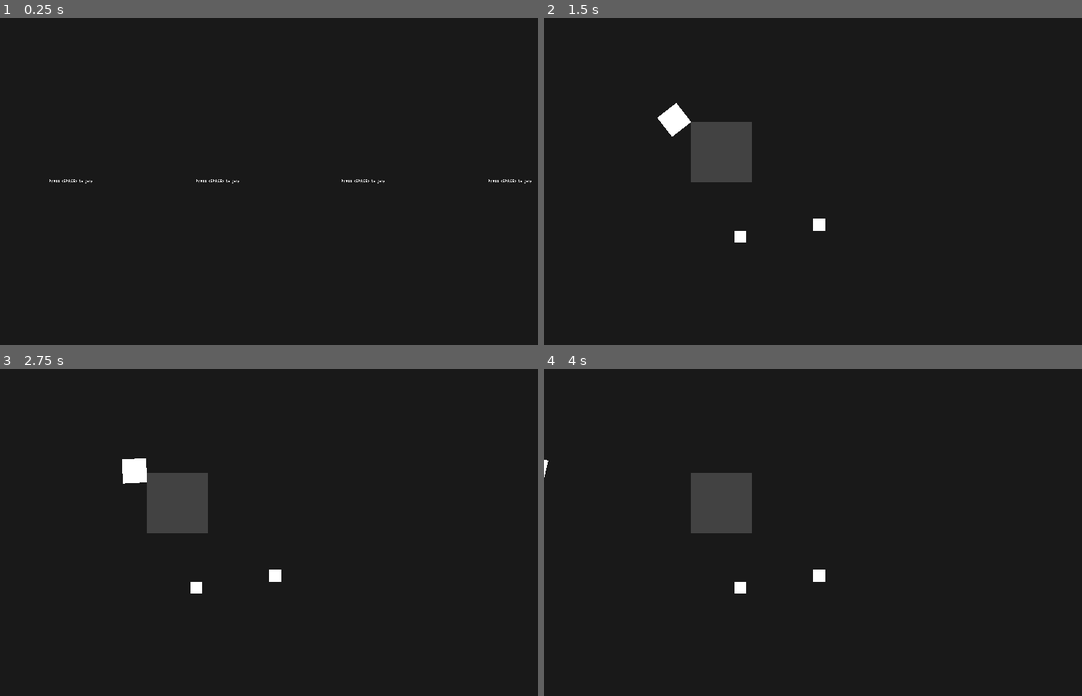
Above: before the commit, frames 1-4 (two rows, left to right).
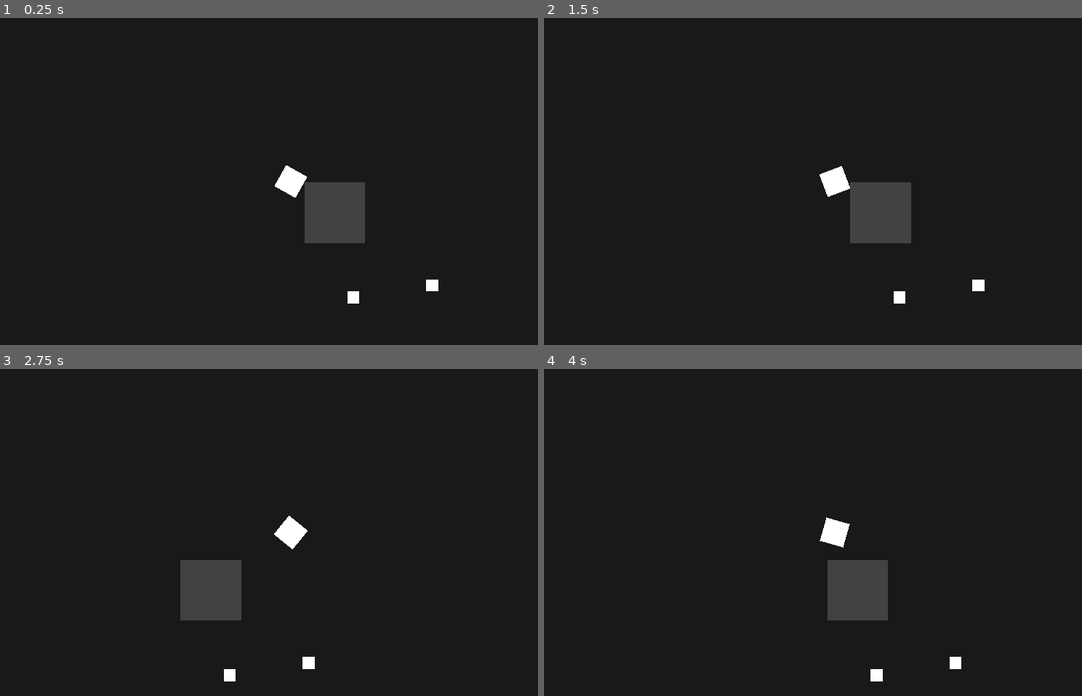
Above: after the commit, the same moments.

Repository: kuma-gee/explosive-delivery
Game: Godot game, scene res://scenes/Main.tscn
Two runs of this game, one before a commit and one after it. Both use one fixed random seed, a clock stepped at 60 frames per second and the inputs below. Before the commit the project starts from res://scenes/menu/PlayerSelectMenu.tscn.
Inputs (mouse positions are in pixels of both pictures, inside the frame that each line leads up to):
- Up to frame 1 (0.25 s): no input
- Up to frame 2 (1.5 s): tap Space (interact) at 0.5, 1.25 s; move the mouse to (963, 165) at 0.52 s; hold D (move_right) 0.53-1.25 s; tap Shift (dash) at 0.6 s; click (963, 165) at 0.67 s; tap Enter (ui_accept) at 0.77 s; drag from (716, 197) to (807, 246) at 1.27 s
- Up to frame 3 (2.75 s): tap Enter (ui_accept) at 2 s; move the mouse to (349, 460) at 2.02 s; hold D (move_right) from 2.03 s (still down); tap Alt at 2.1 s
- Up to frame 4 (4 s): release D (move_right) at 2.75 s; drag from (807, 597) to (683, 470) at 2.77 s; tap Enter (ui_accept) at 3.5, 3.77 s; move the mouse to (1006, 581) at 3.52 s; hold A (move_left) from 3.53 s (still down); tap Shift (dash) at 3.6 s

The runs differ from the first frame. In frame 1, 2.7% of the frame differs, in the area x 9-99%, y 45-88%; in frame 2, 5.2%, in the area x 21-82%, y 26-88%; in frame 3, 5.1%; in frame 4, 4.9%.

Commit message:
Change to one player again

Diff:
--- a/project.godot
+++ b/project.godot
@@ -177,7 +177,7 @@
 [application]
 
 config/name="explosive-delivery"
-run/main_scene="res://scenes/menu/PlayerSelectMenu.tscn"
+run/main_scene="res://scenes/Main.tscn"
 boot_splash/image="res://src/bootsplash/empty.png"
 boot_splash/bg_color=Color( 0.101961, 0.101961, 0.101961, 1 )
 config/icon="res://icon.png"
--- a/scenes/Main.gd
+++ b/scenes/Main.gd
@@ -2,8 +2,12 @@
 
 export var player_scene: PackedScene
 
+onready var player := $Player
+onready var input := $Player/PlayerInput
+
 func _ready():
-	for input in Global.player_manager.players:
-		var player = player_scene.instance()
-		player.set_input(input)
-		add_child(player)
+	player.set_input(input)
+#	for input in Global.player_manager.players:
+#		var player = player_scene.instance()
+#		player.set_input(input)
+#		add_child(player)
--- a/scenes/Main.tscn
+++ b/scenes/Main.tscn
@@ -1,8 +1,9 @@
-[gd_scene load_steps=5 format=2]
+[gd_scene load_steps=6 format=2]
 
 [ext_resource path="res://scenes/player/Player.tscn" type="PackedScene" id=1]
 [ext_resource path="res://scenes/items/Package.tscn" type="PackedScene" id=2]
 [ext_resource path="res://scenes/Main.gd" type="Script" id=3]
+[ext_resource path="res://src/input/PlayerInput.gd" type="Script" id=4]
 
 [sub_resource type="RectangleShape2D" id=7]
 extents = Vector2( 50, 50 )
@@ -23,7 +24,6 @@
 shape = SubResource( 7 )
 
 [node name="Camera2D" type="Camera2D" parent="."]
-position = Vector2( 237, 99 )
 current = true
 zoom = Vector2( 0.5, 0.5 )
 
@@ -32,3 +32,13 @@
 
 [node name="Package2" parent="." instance=ExtResource( 2 )]
 position = Vector2( 211, 170 )
+
+[node name="Player" parent="." instance=ExtResource( 1 )]
+
+[node name="PlayerInput" type="Node" parent="Player"]
+script = ExtResource( 4 )
+
+[node name="RemoteTransform2D" type="RemoteTransform2D" parent="Player"]
+remote_path = NodePath("../../Camera2D")
+update_rotation = false
+update_scale = false
--- a/scenes/items/Package.gd
+++ b/scenes/items/Package.gd
@@ -1,16 +1,17 @@
 extends KinematicBody2D
 
-export var deceleration := 300
+export var deceleration := 200
 export var weight := 1.0
 
 var velocity := Vector2.ZERO
 
 func _physics_process(delta: float):
-	velocity = velocity.move_toward(Vector2.ZERO, deceleration * weight * delta)
+	velocity = velocity.move_toward(Vector2.ZERO, deceleration * delta)
 
 	var collision = move_and_collide(velocity)
 	if collision:
-		velocity = velocity.bounce(collision.normal)
+		var normalized_weight = max(weight, 1)
+		velocity = velocity.bounce(collision.normal) / normalized_weight
 
 func throw(dir: Vector2) -> void:
 	velocity = dir
--- a/scenes/player/Player.gd
+++ b/scenes/player/Player.gd
@@ -41,7 +41,8 @@
 
 
 func _dash():
-	var dir = velocity if _is_moving() else Vector2.RIGHT.rotated(global_rotation)
+	var move_dir = controller.get_move_direction()
+	var dir = move_dir if move_dir.length() > 0.01 else Vector2.RIGHT.rotated(global_rotation)
 	velocity = dir.normalized() * dash_speed
 
 
--- a/src/prototyping/player/PlayerController.gd
+++ b/src/prototyping/player/PlayerController.gd
@@ -4,9 +4,10 @@
 signal interact_pressed()
 signal interact_released()
 
-var input: PlayerInput
+var input: PlayerInput setget _set_input
 
-func _ready():
+func _set_input(i):
+	input = i
 	input.connect("just_pressed", self, "_on_just_pressed")
 	input.connect("just_released", self, "_on_just_released")
 
